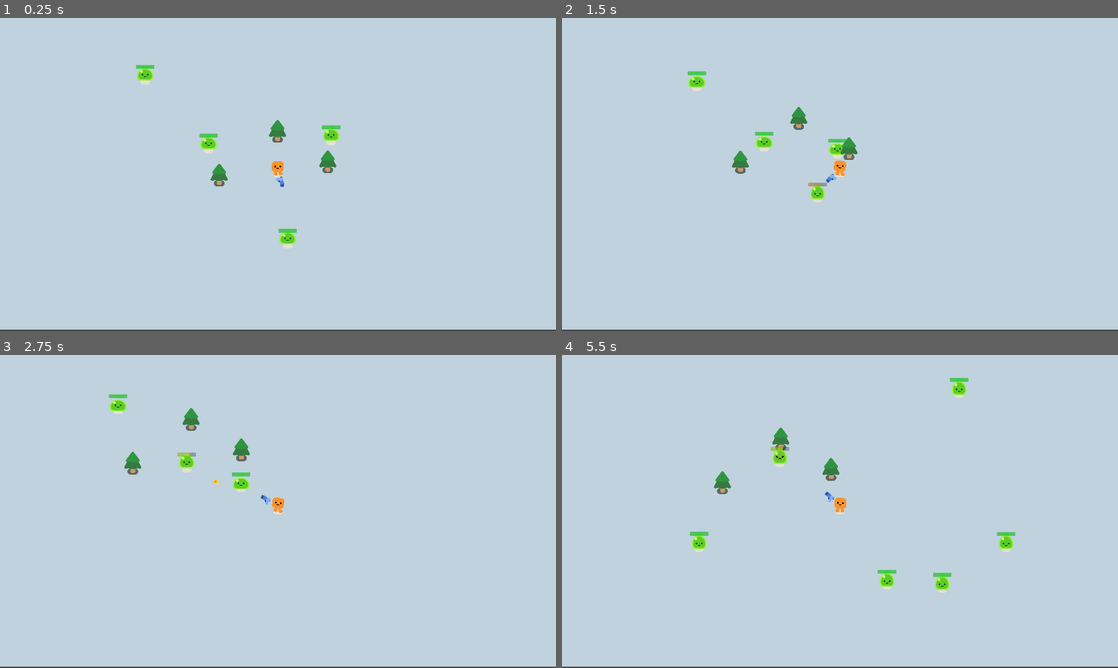
Above: before the commit, frames 1-4 (two rows, left to right).
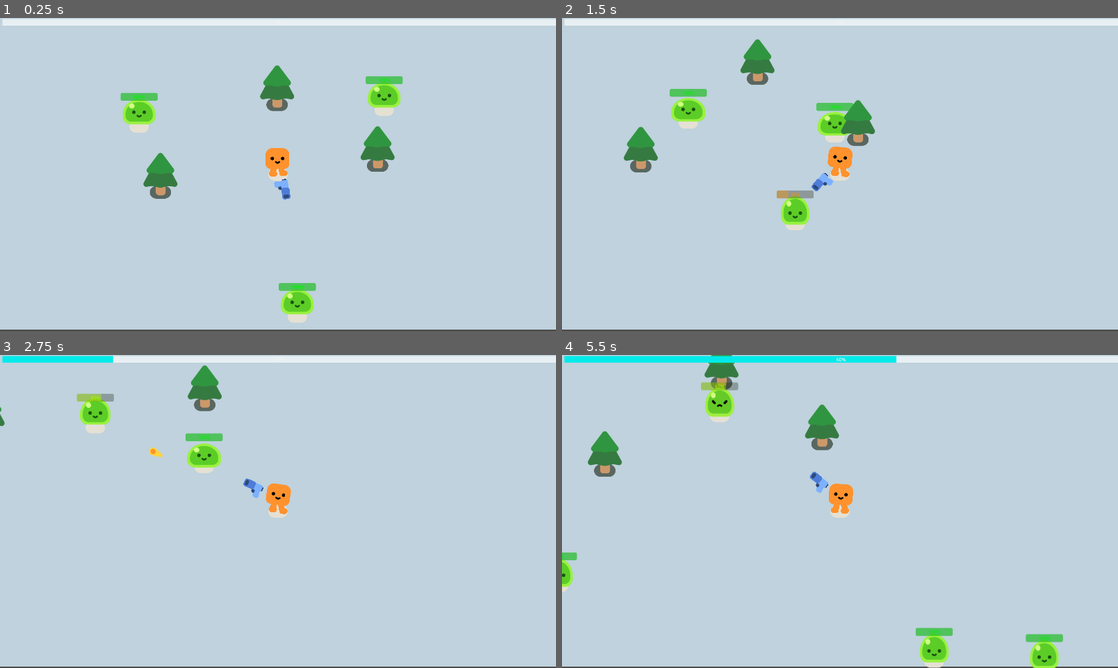
Above: after the commit, the same moments.

Repository: BromarBalkis/LampHireSurvivors
Game: Godot game, scene res://game.tscn
Two runs of this game, one before a commit and one after it. Both use one fixed random seed, a clock stepped at 60 frames per second and the inputs below.
Inputs:
- Up to frame 1 (0.25 s): no input
- Up to frame 2 (1.5 s): hold D (move_right) 0.53-1.28 s; hold S (move_down) from 1.28 s (still down)
- Up to frame 3 (2.75 s): release S (move_down) at 2.03 s; hold D (move_right) from 2.03 s (still down)
- Up to frame 4 (5.5 s): release D (move_right) at 2.78 s; hold W (move_up) 2.78-3.53 s; hold A (move_left) 3.53-5.03 s; hold S (move_down) from 5.03 s (still down)

The runs differ from the first frame. In frame 1, 7.2% of the frame differs, in the area x 0-100%, y 0-98%; in frame 2, 6.7%; in frame 3, 5.2%; in frame 4, 7.4%, in the area x 0-100%, y 0-100%.

Commit message:
added experience mechanics

Diff:
--- a/bullet.gd
+++ b/bullet.gd
@@ -9,15 +9,17 @@
 var starting_position
 
 func _ready() -> void:
-	target = get_tree().get_first_node_in_group("gun").target_enemy.global_position
-	starting_position = get_tree().get_first_node_in_group("firing_point").global_position #gotta be an easier way to pass this but thats a later problem
-	#without starting position the global_position is 0,0 in the calc
-	target = (target - starting_position).normalized()
+	if get_tree().get_first_node_in_group("gun").target_enemy != null: #sometimes game would crash if it targeted a queue_freed enemy
+		target = get_tree().get_first_node_in_group("gun").target_enemy.global_position
+		starting_position = get_tree().get_first_node_in_group("firing_point").global_position #gotta be an easier way to pass this but thats a later problem
+		#without starting position the global_position is 0,0 in the calc
+		target = (target - starting_position).normalized()
 
 
 # Called every frame. 'delta' is the elapsed time since the previous frame.
 func _physics_process(delta: float) -> void:
-	position += speed*target*delta
+	if target != null:
+		position += speed*target*delta
 
 
 func _on_body_entered(body: Node2D) -> void:
--- a/mob.gd
+++ b/mob.gd
@@ -5,6 +5,7 @@
 const SMOKE_SCENE = preload("res://smoke_explosion/smoke_explosion.tscn")
 
 @export var hp: float = 100
+@export var experience: float = 20
 
 var max_hp
 var SPEED: = Vector2(200.0,200.0)
@@ -26,8 +27,9 @@
 	$Slime.play_hurt()
 	SignalBus.take_damage.emit()
 
-	if hp <= 0:
+	if hp <= 0: #death
 		var smoke = SMOKE_SCENE.instantiate()
+		SignalBus.mob_death.emit(experience)
 		get_parent().add_child(smoke) #adds as a sibling of slimemob, so it doesnt get deleted
 		smoke.global_position = global_position
 		queue_free()
--- a/player.gd
+++ b/player.gd
@@ -3,14 +3,31 @@
 
 @onready var happyboo = $HappyBoo
 
-const SPEED = 450.0
-const JUMP_VELOCITY = -400.0
+@export var player_speed_mult: float = 1 #movespeed
+@export var player_dmg_mult: float = 1 #of all weapons
+@export var player_atk_spd: float = 1 #of all weapons
+@export var player_max_hp: float = 100
+@export var player_defense: float = 0 #flat damage reduction
+@export var player_hp_regen: float = 0
+@export var player_projectile_size: float = 0
+@export var player_projectile_count: float = 0 #maybe
+@export var player_luck: float = 1
+@export var player_exp_mult: float = 1
+
+var SPEED: float = 450.0
+var player_hp: float = 100
 var direction
+
+var player_exp: float = 0
+var next_level_req: float = 100
+
+func _ready() -> void:
+	signal_connector()
 
 func _physics_process(_delta: float) -> void:
 	direction = Input.get_vector("move_left", "move_right","move_up","move_down")
 
-	velocity = direction*SPEED
+	velocity = direction*SPEED*player_speed_mult
 
 	animation_handler()
 
@@ -28,6 +45,18 @@
 
 
 
+func experience_handler(exp_value): #exp_value received from signal
+	player_exp += exp_value
+	print(player_exp)
+	if player_exp >= next_level_req: #level up
+		player_exp -= next_level_req
+		next_level_req += 50 #exp required growth, gonna need math
+	SignalBus.exp_updated.emit(player_exp/next_level_req)
+
+
+func signal_connector() -> void:
+	SignalBus.mob_death.connect(experience_handler)
+
 #func _input(event: InputEvent) -> void:
 	#if event.is_action_pressed("move_left"):
 		#pass
--- a/player.tscn
+++ b/player.tscn
@@ -1,8 +1,9 @@
-[gd_scene load_steps=5 format=3 uid="uid://c1sx7bic4uhdj"]
+[gd_scene load_steps=6 format=3 uid="uid://c1sx7bic4uhdj"]
 
 [ext_resource type="PackedScene" uid="uid://pbmyh1qru7p" path="res://characters/happy_boo/happy_boo.tscn" id="1_4flbx"]
 [ext_resource type="Script" uid="uid://brvlsv1ci5w12" path="res://player.gd" id="1_onrkg"]
 [ext_resource type="PackedScene" uid="uid://du5i8r7jdycua" path="res://gun.tscn" id="3_i3pqv"]
+[ext_resource type="PackedScene" uid="uid://bxfs2i8tlep8q" path="res://scenes/player_ui.tscn" id="4_hqtel"]
 
 [sub_resource type="CircleShape2D" id="CircleShape2D_onrkg"]
 radius = 42.0119
@@ -18,7 +19,17 @@
 shape = SubResource("CircleShape2D_onrkg")
 
 [node name="Camera2D" type="Camera2D" parent="."]
-zoom = Vector2(0.5, 0.5)
 
 [node name="Gun" parent="." instance=ExtResource("3_i3pqv")]
 position = Vector2(0, -43)
+
+[node name="PlayerUI" parent="." instance=ExtResource("4_hqtel")]
+anchors_preset = 0
+anchor_right = 0.0
+anchor_bottom = 0.0
+offset_left = -952.0
+offset_top = -536.0
+offset_right = 960.0
+offset_bottom = -512.0
+grow_horizontal = 1
+grow_vertical = 1
--- /dev/null
+++ b/scenes/player_ui.tscn
@@ -0,0 +1,33 @@
+[gd_scene load_steps=6 format=3 uid="uid://bxfs2i8tlep8q"]
+
+[ext_resource type="Script" uid="uid://1np2mk5lg4w7" path="res://scripts/player_ui.gd" id="1_jkj6h"]
+
+[sub_resource type="CanvasTexture" id="CanvasTexture_jkj6h"]
+
+[sub_resource type="StyleBoxTexture" id="StyleBoxTexture_sk4pr"]
+texture = SubResource("CanvasTexture_jkj6h")
+modulate_color = Color(1, 1, 1, 0.63529414)
+
+[sub_resource type="CanvasTexture" id="CanvasTexture_sk4pr"]
+
+[sub_resource type="StyleBoxTexture" id="StyleBoxTexture_48xfa"]
+texture = SubResource("CanvasTexture_sk4pr")
+modulate_color = Color(1.2706519e-05, 0.9160526, 0.9160526, 1)
+
+[node name="PlayerUI" type="Control"]
+layout_mode = 3
+anchors_preset = 15
+anchor_right = 1.0
+anchor_bottom = 1.0
+grow_horizontal = 2
+grow_vertical = 2
+script = ExtResource("1_jkj6h")
+
+[node name="ExpBar" type="ProgressBar" parent="."]
+layout_mode = 1
+anchors_preset = -1
+anchor_right = 1.0
+anchor_bottom = 0.025
+theme_override_styles/background = SubResource("StyleBoxTexture_sk4pr")
+theme_override_styles/fill = SubResource("StyleBoxTexture_48xfa")
+max_value = 1.0
--- a/scripts/SignalBus.gd
+++ b/scripts/SignalBus.gd
@@ -3,3 +3,5 @@
 #home of the signals
 
 signal take_damage
+signal mob_death(expvalue)
+signal exp_updated(value)
--- /dev/null
+++ b/scripts/player_ui.gd
@@ -0,0 +1,9 @@
+extends Control
+
+@onready var expbar = $ExpBar
+
+func _ready() -> void:
+	SignalBus.exp_updated.connect(exp_update)
+
+func exp_update(exp_ratio) -> void:
+	expbar.value = exp_ratio
Not shown, added: scripts/player_ui.gd.uid
